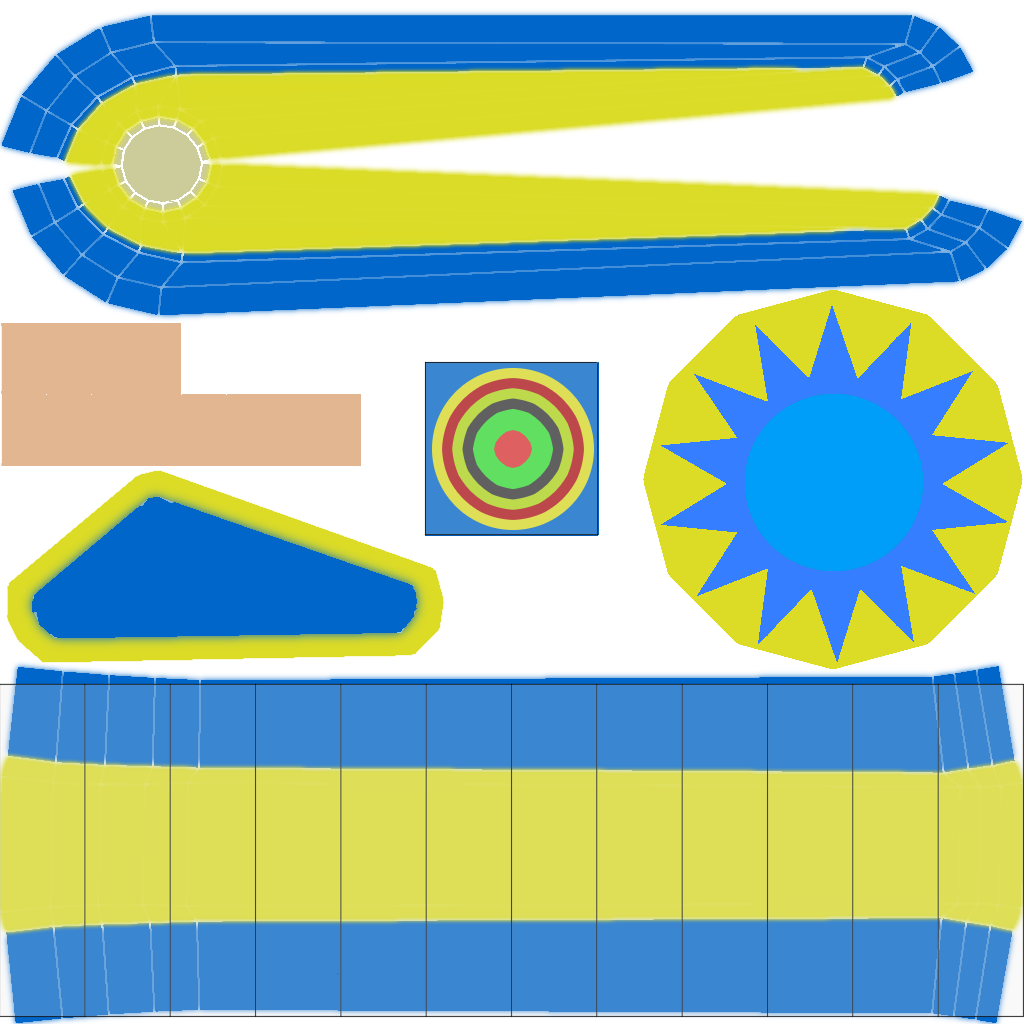
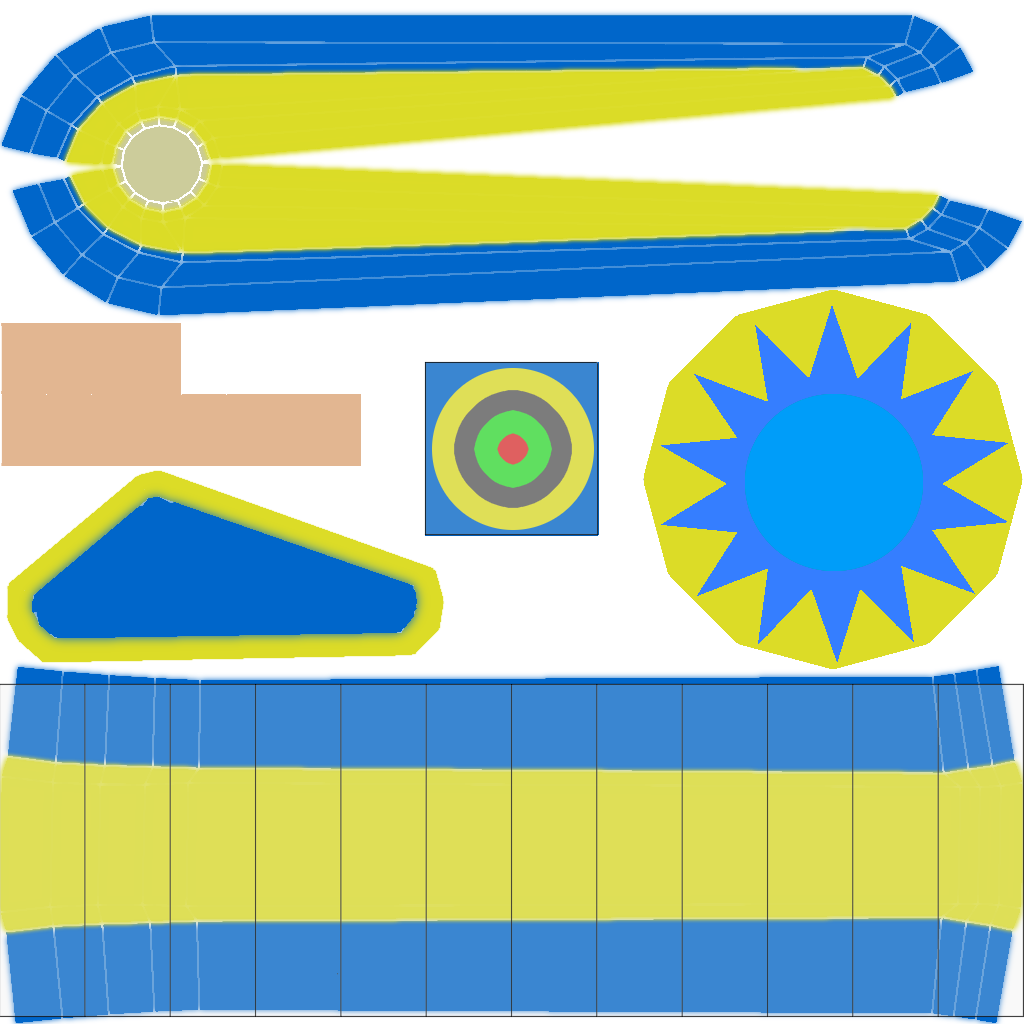
Comparing the layer stacks of the two 1024px x 1024px images. Changes:
painted on "bump.png" over [442, 378, 584, 520]
